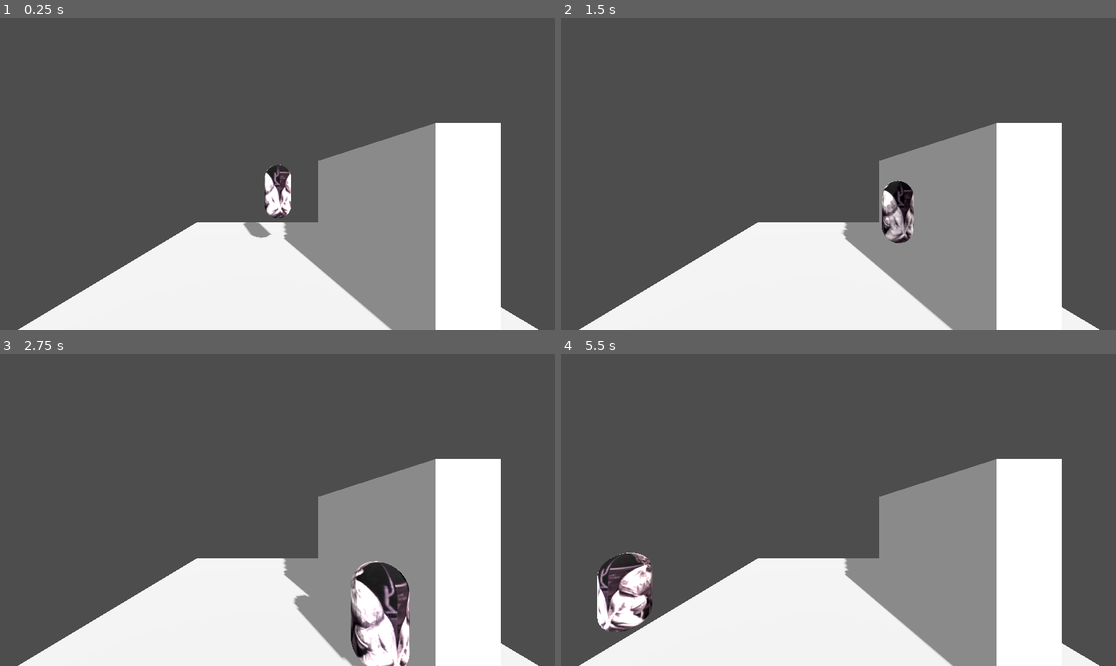
Above: before the commit, frames 1-4 (two rows, left to right).
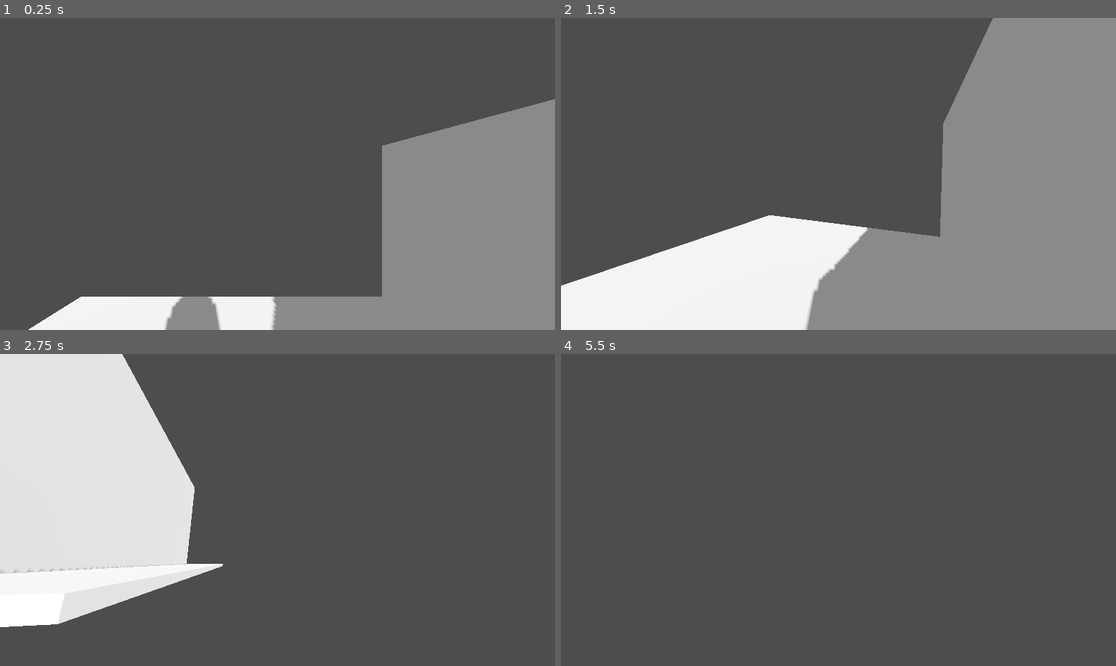
Above: after the commit, the same moments.

Repository: SebastianS-HTL/player-controller
Game: Godot game, scene res://world/scenes/world.tscn
The game is run twice, just before and just after one commit, with the same random seed, the same clock (stepped at 60 frames per second) and the same inputs.
Inputs (mouse positions are in pixels of both pictures, inside the frame that each line leads up to):
- Up to frame 1 (0.25 s): no input
- Up to frame 2 (1.5 s): tap Enter (ui_accept) at 0.5, 0.77 s; move the mouse to (960, 158) at 0.52 s; hold Right (ui_right) 0.53-1.28 s; move the mouse to (727, 189) at 1.27 s; hold Down (ui_down) from 1.28 s (still down)
- Up to frame 3 (2.75 s): tap Enter (ui_accept) at 1.52 s; move the mouse to (333, 441) at 2.02 s; release Down (ui_down) at 2.03 s; hold Right (ui_right) from 2.03 s (still down)
- Up to frame 4 (5.5 s): move the mouse to (810, 572) at 2.77 s; release Right (ui_right) at 2.78 s; hold Up (ui_up) 2.78-3.53 s; tap Enter (ui_accept) at 3.02, 3.77, 4.52 s; move the mouse to (1005, 556) at 3.52 s; hold Left (ui_left) 3.53-5.03 s; move the mouse to (672, 463) at 4.27 s; move the mouse to (866, 510) at 5.02 s; hold Down (ui_down) from 5.03 s (still down)

The runs differ from the first frame. In frame 1, 32% of the frame differs, in the area x 3-100%, y 26-100%; in frame 2, 34%; in frame 3, 59%, in the area x 0-97%, y 0-100%; in frame 4, 36%.

Commit message:
cam script

Diff:
--- a/player/scenes/playerbody.gd
+++ b/player/scenes/playerbody.gd
@@ -1,28 +1,56 @@
 extends CharacterBody3D
-
 
 const SPEED = 5.0
 const JUMP_VELOCITY = 4.5
+const SENSITIVITY = 0.1
 
+@onready var camera = $Camera3D
+var mouse_delta = Vector2.ZERO
+
+func _ready():
+	Input.set_mouse_mode(Input.MOUSE_MODE_CAPTURED)
+
+func _input(event):
+	if event is InputEventMouseMotion:
+		mouse_delta = event.relative
+
+func _process(delta):
+	handle_mouse_look()
+
+func handle_mouse_look():
+	# Apply mouse movement to camera and body
+	var rotation_x = -mouse_delta.y * SENSITIVITY
+	var rotation_y = -mouse_delta.x * SENSITIVITY
+
+	# Clamp vertical rotation to prevent flipping
+	camera.rotation_degrees.x = clamp(camera.rotation_degrees.x + rotation_x, -90, 90)
+
+	# Rotate the character body horizontally
+	rotation_degrees.y += rotation_y
+
+	# Reset mouse_delta to avoid repeating the motion
+	mouse_delta = Vector2.ZERO
 
 func _physics_process(delta):
-	# Add the gravity.
+	# Add gravity
 	if not is_on_floor():
 		velocity += get_gravity() * delta
 
-	# Handle jump.
+	# Handle jump
 	if Input.is_action_just_pressed("ui_accept") and is_on_floor():
 		velocity.y = JUMP_VELOCITY
 
-	# Get the input direction and handle the movement/deceleration.
-	# As good practice, you should replace UI actions with custom gameplay actions.
+	# Get the input direction and handle movement
 	var input_dir = Input.get_vector("ui_left", "ui_right", "ui_up", "ui_down")
 	var direction = (transform.basis * Vector3(input_dir.x, 0, input_dir.y)).normalized()
-	if direction:
+
+	if direction != Vector3.ZERO:
+		# Move in the given direction
 		velocity.x = direction.x * SPEED
 		velocity.z = direction.z * SPEED
 	else:
-		velocity.x = move_toward(velocity.x, 0, SPEED)
-		velocity.z = move_toward(velocity.z, 0, SPEED)
+		# Stop instantly when no input is given
+		velocity.x = 0
+		velocity.z = 0
 
 	move_and_slide()
--- a/player/scenes/playerbody.tscn
+++ b/player/scenes/playerbody.tscn
@@ -1,20 +1,14 @@
-[gd_scene load_steps=8 format=3 uid="uid://cspwugujnubo6"]
+[gd_scene load_steps=6 format=3 uid="uid://cspwugujnubo6"]
 
 [ext_resource type="Script" path="res://player/scenes/playerbody.gd" id="1_vrcs8"]
 [ext_resource type="Texture2D" uid="uid://dl5gdn1eq11js" path="res://textures/3.jpg" id="2_h62rp"]
-[ext_resource type="Texture2D" uid="uid://bc8nomic4bd5y" path="res://textures/WhatsApp Bild 2024-06-20 um 20.01.56_bf0f60b2.jpg" id="3_1nr7a"]
 
 [sub_resource type="CapsuleShape3D" id="CapsuleShape3D_pjj65"]
 
 [sub_resource type="StandardMaterial3D" id="StandardMaterial3D_85bmr"]
 albedo_texture = ExtResource("2_h62rp")
 
-[sub_resource type="StandardMaterial3D" id="StandardMaterial3D_5xdo2"]
-albedo_texture = ExtResource("3_1nr7a")
-
-[sub_resource type="CapsuleMesh" id="CapsuleMesh_k0t0p"]
-resource_local_to_scene = true
-material = SubResource("StandardMaterial3D_5xdo2")
+[sub_resource type="CapsuleMesh" id="CapsuleMesh_7usf5"]
 
 [node name="playerbody" type="CharacterBody3D"]
 script = ExtResource("1_vrcs8")
@@ -25,6 +19,9 @@
 [node name="MeshInstance3D" type="MeshInstance3D" parent="."]
 transform = Transform3D(-0.991199, 0, -0.132377, 0, 1, 0, 0.132377, 0, -0.991199, 0, 0, 0)
 material_override = SubResource("StandardMaterial3D_85bmr")
-mesh = SubResource("CapsuleMesh_k0t0p")
+mesh = SubResource("CapsuleMesh_7usf5")
 
 [node name="LightmapGI" type="LightmapGI" parent="."]
+
+[node name="Camera3D" type="Camera3D" parent="."]
+transform = Transform3D(1, 0, 0, 0, 1, 0, 0, 0, 1, 0, 0.783908, 0)
--- a/project.godot
+++ b/project.godot
@@ -14,3 +14,58 @@
 run/main_scene="res://world/scenes/world.tscn"
 config/features=PackedStringArray("4.3", "Forward Plus")
 config/icon="res://icon.svg"
+
+[input]
+
+ui_left={
+"deadzone": 0.5,
+"events": [Object(InputEventKey,"resource_local_to_scene":false,"resource_name":"","device":0,"window_id":0,"alt_pressed":false,"shift_pressed":false,"ctrl_pressed":false,"meta_pressed":false,"pressed":false,"keycode":4194319,"physical_keycode":0,"key_label":0,"unicode":0,"location":0,"echo":false,"script":null)
+, Object(InputEventJoypadButton,"resource_local_to_scene":false,"resource_name":"","device":0,"button_index":13,"pressure":0.0,"pressed":false,"script":null)
+, Object(InputEventJoypadMotion,"resource_local_to_scene":false,"resource_name":"","device":0,"axis":0,"axis_value":-1.0,"script":null)
+, Object(InputEventKey,"resource_local_to_scene":false,"resource_name":"","device":-1,"window_id":0,"alt_pressed":false,"shift_pressed":false,"ctrl_pressed":false,"meta_pressed":false,"pressed":false,"keycode":0,"physical_keycode":65,"key_label":0,"unicode":97,"location":0,"echo":false,"script":null)
+]
+}
+ui_right={
+"deadzone": 0.5,
+"events": [Object(InputEventKey,"resource_local_to_scene":false,"resource_name":"","device":0,"window_id":0,"alt_pressed":false,"shift_pressed":false,"ctrl_pressed":false,"meta_pressed":false,"pressed":false,"keycode":4194321,"physical_keycode":0,"key_label":0,"unicode":0,"location":0,"echo":false,"script":null)
+, Object(InputEventJoypadButton,"resource_local_to_scene":false,"resource_name":"","device":0,"button_index":14,"pressure":0.0,"pressed":false,"script":null)
+, Object(InputEventJoypadMotion,"resource_local_to_scene":false,"resource_name":"","device":0,"axis":0,"axis_value":1.0,"script":null)
+, Object(InputEventKey,"resource_local_to_scene":false,"resource_name":"","device":-1,"window_id":0,"alt_pressed":false,"shift_pressed":false,"ctrl_pressed":false,"meta_pressed":false,"pressed":false,"keycode":0,"physical_keycode":68,"key_label":0,"unicode":100,"location":0,"echo":false,"script":null)
+]
+}
+ui_up={
+"deadzone": 0.5,
+"events": [Object(InputEventKey,"resource_local_to_scene":false,"resource_name":"","device":0,"window_id":0,"alt_pressed":false,"shift_pressed":false,"ctrl_pressed":false,"meta_pressed":false,"pressed":false,"keycode":4194320,"physical_keycode":0,"key_label":0,"unicode":0,"location":0,"echo":false,"script":null)
+, Object(InputEventJoypadButton,"resource_local_to_scene":false,"resource_name":"","device":0,"button_index":11,"pressure":0.0,"pressed":false,"script":null)
+, Object(InputEventJoypadMotion,"resource_local_to_scene":false,"resource_name":"","device":0,"axis":1,"axis_value":-1.0,"script":null)
+, Object(InputEventKey,"resource_local_to_scene":false,"resource_name":"","device":-1,"window_id":0,"alt_pressed":false,"shift_pressed":false,"ctrl_pressed":false,"meta_pressed":false,"pressed":false,"keycode":0,"physical_keycode":87,"key_label":0,"unicode":119,"location":0,"echo":false,"script":null)
+]
+}
+ui_down={
+"deadzone": 0.5,
+"events": [Object(InputEventKey,"resource_local_to_scene":false,"resource_name":"","device":0,"window_id":0,"alt_pressed":false,"shift_pressed":false,"ctrl_pressed":false,"meta_pressed":false,"pressed":false,"keycode":4194322,"physical_keycode":0,"key_label":0,"unicode":0,"location":0,"echo":false,"script":null)
+, Object(InputEventJoypadButton,"resource_local_to_scene":false,"resource_name":"","device":0,"button_index":12,"pressure":0.0,"pressed":false,"script":null)
+, Object(InputEventJoypadMotion,"resource_local_to_scene":false,"resource_name":"","device":0,"axis":1,"axis_value":1.0,"script":null)
+, Object(InputEventKey,"resource_local_to_scene":false,"resource_name":"","device":-1,"window_id":0,"alt_pressed":false,"shift_pressed":false,"ctrl_pressed":false,"meta_pressed":false,"pressed":false,"keycode":0,"physical_keycode":83,"key_label":0,"unicode":115,"location":0,"echo":false,"script":null)
+]
+}
+up={
+"deadzone": 0.5,
+"events": [Object(InputEventKey,"resource_local_to_scene":false,"resource_name":"","device":-1,"window_id":0,"alt_pressed":false,"shift_pressed":false,"ctrl_pressed":false,"meta_pressed":false,"pressed":false,"keycode":0,"physical_keycode":87,"key_label":0,"unicode":119,"location":0,"echo":false,"script":null)
+]
+}
+down={
+"deadzone": 0.5,
+"events": [Object(InputEventKey,"resource_local_to_scene":false,"resource_name":"","device":-1,"window_id":0,"alt_pressed":false,"shift_pressed":false,"ctrl_pressed":false,"meta_pressed":false,"pressed":false,"keycode":0,"physical_keycode":83,"key_label":0,"unicode":115,"location":0,"echo":false,"script":null)
+]
+}
+left={
+"deadzone": 0.5,
+"events": [Object(InputEventKey,"resource_local_to_scene":false,"resource_name":"","device":-1,"window_id":0,"alt_pressed":false,"shift_pressed":false,"ctrl_pressed":false,"meta_pressed":false,"pressed":false,"keycode":0,"physical_keycode":65,"key_label":0,"unicode":97,"location":0,"echo":false,"script":null)
+]
+}
+right={
+"deadzone": 0.5,
+"events": [Object(InputEventKey,"resource_local_to_scene":false,"resource_name":"","device":-1,"window_id":0,"alt_pressed":false,"shift_pressed":false,"ctrl_pressed":false,"meta_pressed":false,"pressed":false,"keycode":0,"physical_keycode":68,"key_label":0,"unicode":100,"location":0,"echo":false,"script":null)
+]
+}
--- a/world/scenes/world.tscn
+++ b/world/scenes/world.tscn
@@ -18,10 +18,7 @@
 [node name="world" type="Node3D"]
 
 [node name="playerbody" parent="." instance=ExtResource("1_usqua")]
-transform = Transform3D(1, 0, 0, 0, 1, 0, 0, 0, 1, 0, 2.67194, 0)
-
-[node name="Camera3D" type="Camera3D" parent="."]
-transform = Transform3D(1, 0, 1.06581e-14, 0, 1, 0, -1.06581e-14, 0, 1, -0.0164499, 3.03982, 7.60815)
+transform = Transform3D(1, 0, 0, 0, 1, 0, 0, 0, 1, 0, 2.67194, 0.162313)
 
 [node name="platform" parent="." instance=ExtResource("2_opplc")]
 
@@ -29,5 +26,5 @@
 environment = SubResource("Environment_1cl1u")
 
 [node name="DirectionalLight3D" type="DirectionalLight3D" parent="."]
-transform = Transform3D(0.946142, -0.158069, 0.282542, 1.0773e-08, 0.872709, 0.48824, -0.323752, -0.461945, 0.825707, 7.65636, 0, 5.154)
+transform = Transform3D(0.92311, -0.187747, 0.335589, 1.51872e-08, 0.872709, 0.48824, -0.384537, -0.450699, 0.805606, 7.65636, 0, 5.154)
 shadow_enabled = true
